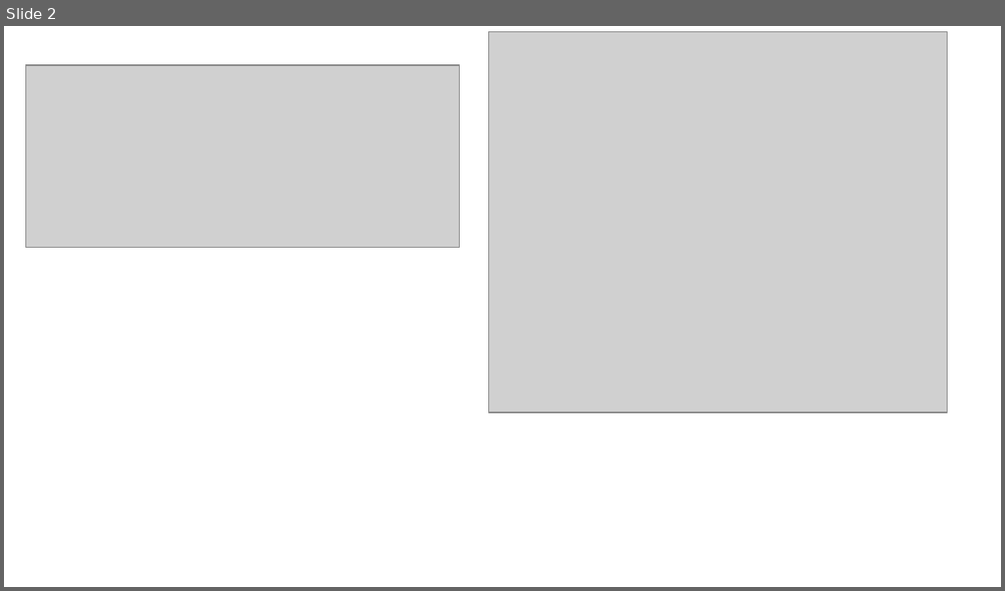
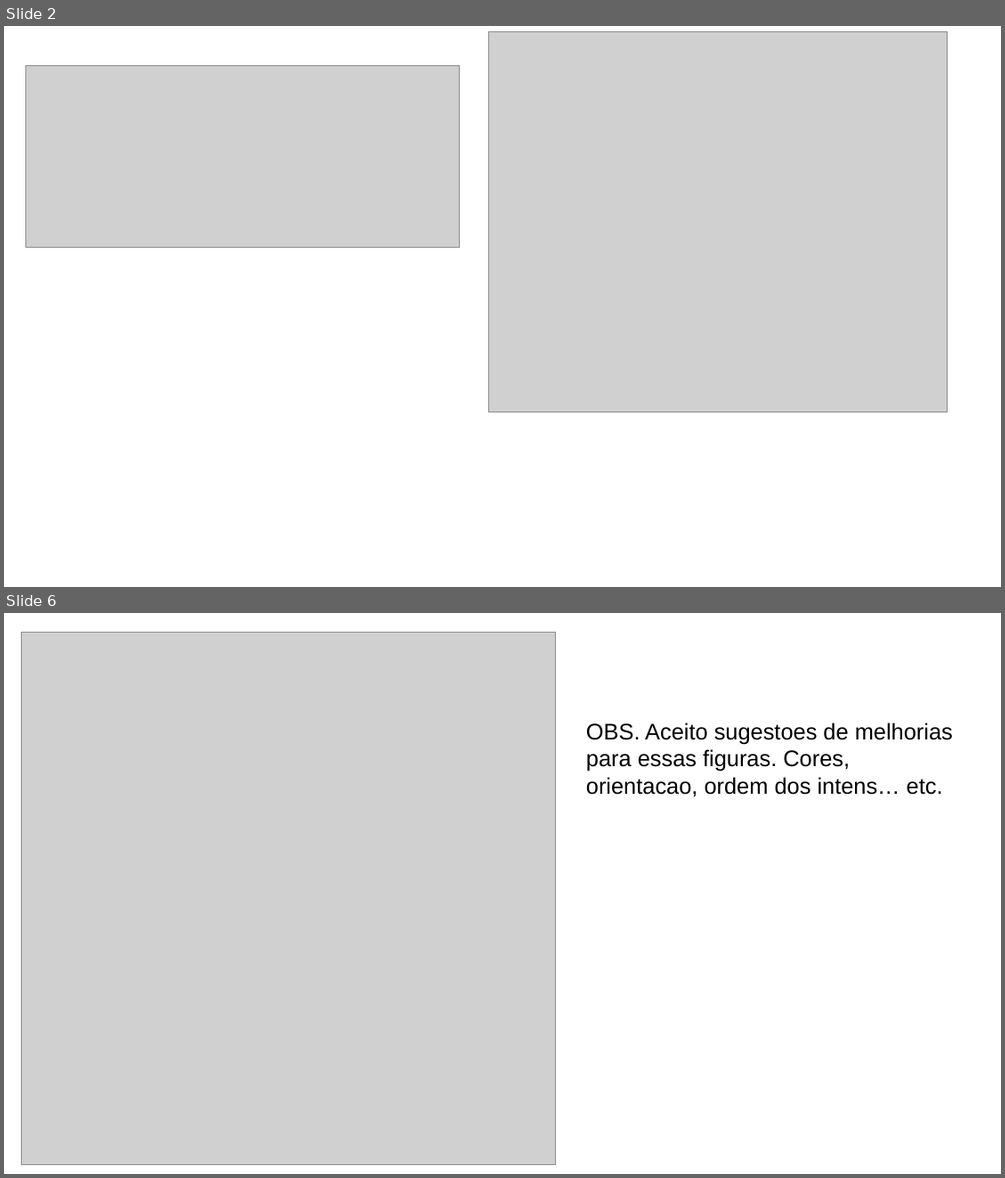
Before and after one commit to miralaba/logging_scientiometrics, a slide deck: results/cienciometria.pptx. Shown one above the other, each under a label of ours: slide 2 before the commit, slides 2 and 6 after it; the slides between them are not shown. The pictures are 1005x591 and 1005x1178 pixels, drawn with LibreOffice and Linux fonts; fonts in the diff are those of the drawing; grey boxes stand for pictures. Boxes give left, top, right and bottom in pixels: in the first picture for what was removed or moved away, otherwise in the second. Text is boxed around its words. In the diff, an @@ line names an element or a change of style, - is before the commit and + after.

```diff
--- a/results/cienciometria.pptx
+++ b/results/cienciometria.pptx
@@ slide 6 added at (4, 613, 1001, 1174), background #FFFFFF @@
@@ picture added at (22, 632, 557, 1165) @@
@@ text added at (586, 722, 953, 797), 18 pt, text #000000 @@
+OBS. Aceito sugestoes de melhorias para essas figuras. Cores, orientacao, ordem dos intens… etc.
```
Also in this commit, not shown: 1 slide changed, 3 other slides added, 6 slides removed, 6 other files.
